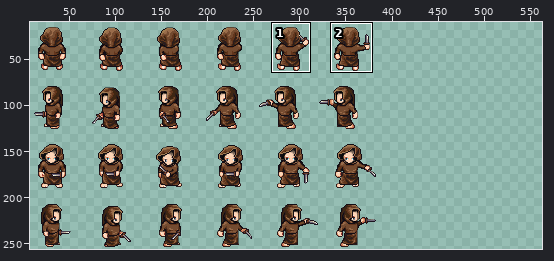
Two versions of one sprite sheet, public/assets/character.png. Above, an overview of the earlier version with the close-up marked.
Close-up. Before the edit:
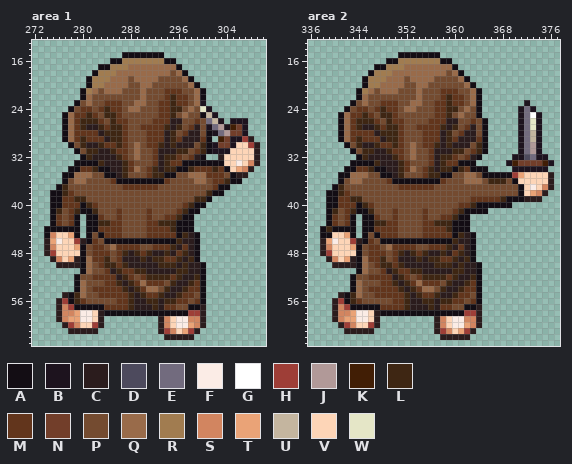
The file is 384x256 pixels. Colours within 5 levels of each other are drawn and written as one. Shown: area 1: x 272..310, y 13..63; area 2: x 336..377, y 13..63. The old version is drawn lined up with the new one, on the new canvas. The wide view leaves out empty margins. The commit also changed other parts of the picture, which this record leaves out.
Palette (. is transparent): A #130d14  B #1d131e  C #2b1c1d  D #4d4a5d  E #726b7e  F #fbece6  G #ffffff  H #9e3e37  J #b19998  K #411e05  L #3e2613  M #62351c  N #723e2a  P #744b30  Q #996b4a  R #a17c50  S #d28560  T #eaa377  U #c4b59f  V #fdd5b7  W #e5e6c7
Pixels before, area 1, first column x 274:
15 .............AAAAAAA................
16 ...........AARRRRRRRAA..............
17 .........AARRRQQQQQQQQA.............
18 ........ARRRQQQQQQQQQPQA............
19 .......ARRRQQQPQQQQPPPPQA...........
20 .......ARRQQQQPPQQPPPPPPQA..........
21 ......ARQPQQQPPPQPPPMMMPPQA.........
22 ......AQPPPPPPPPQPPPMLMMPQA.........
23 .....APQPPMMMPPQQPPMMLMMPQB.........
24 ....APMMPMLMMPQQPPPMMLLPQPWB........
25 ...AQMMLMPLLMPPPPPPMMLPQPPAUB.......
26 ...AQMLLLMPLMMPPPPMMMCCPPMPEUB.BBB..
27 ...AQMLCCLMLLMPPMMMMLCLPMCPBEJBKNB..
28 ...AQMMMMCLLLMPPPMMMCLPMCCPABEJNNB..
29 ...AQMLMMMCLLMPPPMMMCLMCCCMA.KNBBHC.
30 ....APLCCLMMLMPQPMMLCLCCCPLABNNBVVHC
31 .....APLLCCLMMPQPPMCCCLLPMLABBBVVVVC
32 ......ALCCCCLMPQPPMCLLMPMCA..CVVVVVC
33 .....AAAALCCCLMPPPMCLMMAAAAAAAVVFVSC
34 ....AAMMLAACCLMQPMLCLLAALMMMLMAVTSC.
35 ...AAQQQPPAACLPPPMLLAAPPQQQMMMPACC..
36 ...APQQPPPPMAAAAAAAAMPPPPQQPMMLAA...
37 ..ALPPPPPPPPPMMMMMMPPPPPPPPPMAA.....
38 .AALMPPPPPPPPPPPPPPPPPPPPPPLAA......
39 .AAMMLLPPPPPPPPPPPPPPPPPPLLA........
40 .AAMMMALMPPPPPPPPPPPPPPMLAA.........
41 .ALPMLAALPPPMPPPPMPPPPMLAA..........
42 .AMPMA.AAMPPMPPPPMPPMMLAA...........
43 .AMPMA.AALLMMPPPPMMLLLAAA...........
44 AAAAAA.AAMMMMPPPPMMMMLAAA...........
45 ASVVTA.APAMMMPPPPMMMMMALCA..........
46 CTFVVHCAMPAAAAAAAAAAAALCCA..........
47 CSVVVTAPMMPQMMMMPPMMMLCMCA..........
48 CHVVVVAPMMMPMLCLMLCCLCMLCA..........
49 .CSVTCAQMMLPMCCCLCLLMMLCLA..........
50 ..CCCCAQPMLLMLCCCCCLLLCLCCA.........
51 ......AQPPMCLMMLLCCCCCLLCCA.........
52 .....APPMMMMCLMPMLLLLMLCCLA.........
53 .....AQPPPMMLCLMQMMMPLCCLMA.........
54 .....AQPMMMMMLCLMQQPLCCLMMA.........
55 ...CALQPPMMMMMLCLMMLCCLMMPA.........
56 ..CHALMPPPPPMMLCCLLCLLMMPMA.........
57 ..CSHAAAAAMMMMLCCCLCMMPPAAC.........
58 ..CSSTFFVCAAAAAAAAAAAAAAHHC.........
59 ..CSTTFFVC.........CSVFFSSC.........
60 ...CHSVVHC.........CSVFFTSC.........
61 ....CCCCC..........CHSVTHC..........
62 ....................CCCCC...........
Pixels before, area 2, first column x 338:
15 .............AAAAAAA...................
16 ...........AARRRRRRRAA.................
17 .........AARRRQQQQQQQQA................
18 ........ARRRQQQQQQQQQPQA...............
19 .......ARRRQQQPQQQQPPPPQA..............
20 .......ARRQQQQPPQQPPPPPPQA.............
21 ......ARQPQQQPPPQPPPMMMPPQA............
22 ......AQPPPPPPPPQPPPMLMMPQA............
23 .....APQPPMMMPPQQPPMMLMMPQA.......B....
24 ....APMMPMLMMPQQPPPMMLLPQPA......BEB...
25 ...AQMMLMPLLMPPPPPPMMLPQPPA......BEGB..
26 ...AQMLLLMPLMMPPPPMMMCCPPMPA.....BEWB..
27 ...AQMLCCLMLLMPPMMMMLCLPMCPA.....BEWB..
28 ...AQMMMMCLLLMPPPMMMCLPMCCPA.....BEUB..
29 ...AQMLMMMCLLMPPPMMMCLMCCCMA.....BEUB..
30 ....APLCCLMMLMPQPMMLCLCCCPLA.....BEJB..
31 .....APLLCCLMMPQPPMCCCLLPMLA.....BEJB..
32 ......ALCCCCLMPQPPMCLLMPMCA.....BBDEBB.
33 .....AAAALCCCLMPPPMCLMMAAA.....BKNNNNKB
34 ....AAMMLAACCLMQPMLCLLALMAAA....BBBBBB.
35 ...AAQQQPPAACLPPPMLLAAPPQQPAAAAAHTVVVVC
36 ...APQQPPPPMAAAAAAAAMPPPQQQPLLLPAVVVVVC
37 ..ALPPPPPPPPPMMMMMMPPPPPPPPPPPPPPAVFVSC
38 .AALMPPPPPPPPPPPPPPPPPPPPPPPPPPPPAVTSC.
39 .AAMMLLPPPPPPPPPPPPPPPPPPMMMMMLAAACCC..
40 .AAMMMALMPPPPPPPPPPPPPPMMLAAAAAA.......
41 .ALPMLAALPPPMPPPPMPPPPMLAAAA...........
42 .AMPMA.AAMPPMPPPPMPPMMLAA..............
43 .AMPMA.AALLMMPPPPMMLLLAAA..............
44 ALAAAA.AAMMMMPPPPMMMMLAAA..............
45 AAVVTA.APAMMMPPPPMMMMMALCA.............
46 CTFVVHCAMPAAAAAAAAAAAALCCA.............
47 CSVVVTAPMMPQMMMMPPMMMLCMCA.............
48 CHVVVVAPMMMPMLCLMLCCLCMLCA.............
49 .CSVTCAQMMLPMCCCLCLLMMLCLA.............
50 ..CCCCAQPMLLMLCCCCCLLLCLCCA............
51 ......AQPPMCLMMLLCCCCCLLCCA............
52 .....APPMMMMCLMPMLLLLMLCCLA............
53 .....AQPPPMMLCLMQMMMPLCCLMA............
54 .....AQPMMMMMLCLMQQPLCCLMMA............
55 ...CALQPPMMMMMLCLMMLCCLMMPA............
56 ..CHALMPPPPPMMLCCLLCLLMMPMA............
57 ..CSHAAAAAMMMMLCCCLCMMPPAAC............
58 ..CSSTFFVCAAAAAAAAAAAAAAHHC............
59 ..CSTTFFVC.........CSVFFSSC............
60 ...CHSVVHC.........CSVFFTSC............
61 ....CCCCC..........CHSVTHC.............
62 ....................CCCCC..............
After:
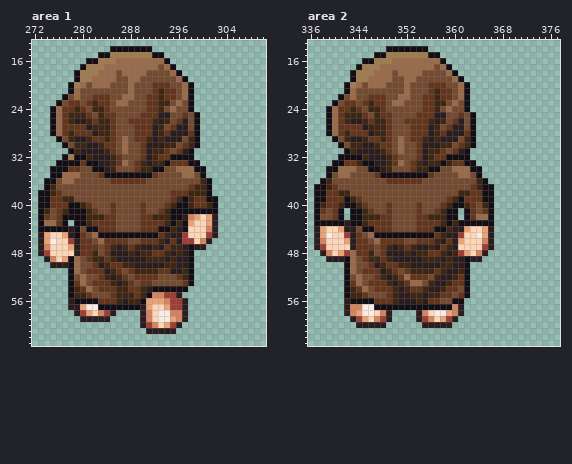
Diff:
canvas 384x256 -> 576x256
Changed rows in their new state; - is an unchanged pixel.
Area 1:
first column x 273:
14 ------------AAAAAAA------------------
15 ----------AARRRRRRR------------------
16 --------AARRRQQQQQQQQ-.--------------
17 -------ARRRQQQQ-----P-A.-------------
18 ------ARRRQQQP----PPPPQA.------------
19 ------ARRQQQ-PPQ-PPP---QA.-----------
20 -----ARQPQQ-PPPQ-PPMMM--QA.----------
21 -----AQPPP-PPP-Q-P-ML--PQA..---------
22 ----APQPPMMM--QQ-PMML-MPQA..---------
23 ---APMM-MLM-PQQ-PPMMLLPQPA..---------
24 --AQMML-PLLMPP-PP-MMLPQP-A...--------
25 --AQMLLLMPLMMP---MMMCCP-M-A...-------
26 --AQMLCC-MLLMPPMMMMLCLPMC-A....-...--
27 --AQMM-M-L-LMPP-M--CLPMCCPA........--
28 --AQML---CL-MPP-MM-CLMCCCMA........--
29 ---APLCCL--LMPQ-MMLCL-CCPLA..-......-
30 ----APL------PQ-PMCCCL-PMLA..........
31 -----ALCCC-LMPQ-PMCLLMPMCA...........
32 ----ARA-----LMP-PMCLMMAAAA..--.......
33 ---AAA-M--C-LMQPMLCLLA--M--..........
34 --AAAMMPPA-CLPPPMLLAAPPQQQAA........-
35 --AAQQ-PP-M--AAAAAAMPPP-Q-PA.......--
36 -AAPQQPP-----MMMMMPPPP----PLA.....---
37 -ALPP---------PPPPPP-----MLLA...-----
38 AALMPP----------------MMMLLLA..------
39 AAMMLLPP--------------MLALMM-A-------
40 AAMM-AALMP--M----M---MLAA-MMLA-------
41 ALPMLAA-LM--MP---MP-MLAAA--AAA-------
42 AMP-AA-ALLLMMP---M-LLLAACSTVTC-------
43 AQQ-A.-ALMMM-P---M--M-AL-TVVTC-------
44 A----C-P-----P---M--AA-C-VVVSC-------
45 CTV-TC-MPQ-AAAAAAAAA-LCCHVVVHC-------
46 CTFV-HCMMPQMMMMPPMMMLCMCHHVSC--------
47 CSV--TCMM-PMLCL-LCCLC--LCACC---------
48 CHV---CMMLP-CCCLCL-MM--LCA.----------
49 -CSVTAQPMLLMLC---CL--CLC-A.----------
50 --C--AQPPMC-M--L----C---CA..---------
51 -----AQPMMMCLMP---LLMM-C-A..---------
52 -----APQ-P-LCLMPM-MMPPPMLA..---------
53 -----AM--MM-LCLMPM-PP-PPMA..---------
54 -----ALMQP---L-MMLCAAAAAA...---------
55 ----.--LM-PP-LL-M-ASSHHC....---------
56 ---..CAAAAMMMLC-LATTTSHHC...---------
57 ---..CCTFF-AAAAAA-TVVTHHC...---------
58 ---...CHT-SHC....CSVFFSSC...---------
59 ---....CCC-C-----CSVFFTSC...---------
60 ----.......------CHSVTHC....---------
61 -----.....--------CC-CC....----------
62 ---------------------.....-----------
Area 2:
first column x 337:
14 ------------AAAAAAA---------------------
15 ----------AARRRRRRR---------------------
16 --------AARRRQQQQQQQQ-.-----------------
17 -------ARRRQQQQ-----P-A.----------------
18 ------ARRRQQQP----PPPPQA.---------------
19 ------ARRQQQ-PPQ-PPP---QA.--------------
20 -----ARQPQQ-PPPQ-PPMMM--QA.-------------
21 -----AQPPP-PPP-Q-P-ML--PQA..------------
22 ----APQPPMMM--QQ-PMML-MPQA..------------
23 ---APMM-MLM-PQQ-PPMMLLPQPA..-------.----
24 --AQMML-PLLMPP-PP-MMLPQP-A..------...---
25 --AQMLLLMPLMMP---MMMCCP-M-A.------....--
26 --AQMLCC-MLLMPPMMMMLCLPMC-A..-----....--
27 --AQMM-M-L-LMPP-M--CLPMCCPA..-----....--
28 --AQML---CL-MPP-MM-CLMCCCMA..-----....--
29 ---APLCCL--LMPQ-MMLCL-CCPLA..-----....--
30 ----APL------PQ-PMCCCL-PMLA..-----....--
31 -----ALCCC-LMPQ-PMCLLMPMCA...-----....--
32 ----AAA-----LMP-PMCLMMAAAA..-----......-
33 ---AAMML--C-LMQPMLCLLAL-M-------........
34 --AAQQQPPA-CLPPPMLLAAPPQQQ--.----......-
35 --APQQPPP-M--AAAAAAMPPP-Q-PA............
36 -ALPP-PP-----MMMMMPPPP---PPLA...........
37 AALMP---------PPPPPP------MLAA..........
38 AAMM-L------------------LLMMAA.........-
39 AAMM-A-M--------------MLAM--AA........--
40 ALMMLAALMP--M----M---MLAALMPL-...-------
41 AMPMA.A-LM--MP---MP-MLAA.-MPMA----------
42 APP-A.-ALLLMMP---M-LLLAA.-MQQA----------
43 AA-AAC-ALMMM-P---M--M-AL--AAAA----------
44 CTVVTCCP-----P---M--AA-CCTVVTC----------
45 CTF--HCMPQ-AAAAAAAAA-LCCHVVFTC----------
46 CSVV-TCMMPQMMMMPPMMMLCMCTVVVSC----------
47 CHV---CMM-PMLCL-LCCLC---VVVVHC----------
48 --S-THQMMLP-CCCLCL-MM--LHTVSC-----------
49 ---CCAQPMLLMLC---CL--CLC-ACC------------
50 ---..AQPPMC-M--L----C---CA..------------
51 -----AQPMMMCLMP---LLML-C-A..------------
52 -----APQ-P-LCLMQM-MP-CC-MA..------------
53 -----AM--MM-LCLMQ-PLCC-MMA..------------
54 -----ALMQP---LCLM-LCC-MMPA..------------
55 ----.--LM-PP-LCCL-CL-MMP-A..------------
56 ---..CAAAAMMMLCC-LCMMPPAA...------------
57 ---..CSSFF-AAAAAAAAAAAASC...------------
58 ---..CST-FVSC....CSVFFTSC...------------
59 ---...CHT-SHC----CHSVTHC....------------
60 ----...CCC-C------CC-CC.....------------
61 -----.....----------.......-------------
62 ---------------------.....--------------
Boxes around the changes in both close-ups, in picture pixels (x1, y1, x2, y2):
changed: (38, 46, 260, 340)
changed: (314, 46, 554, 340)
